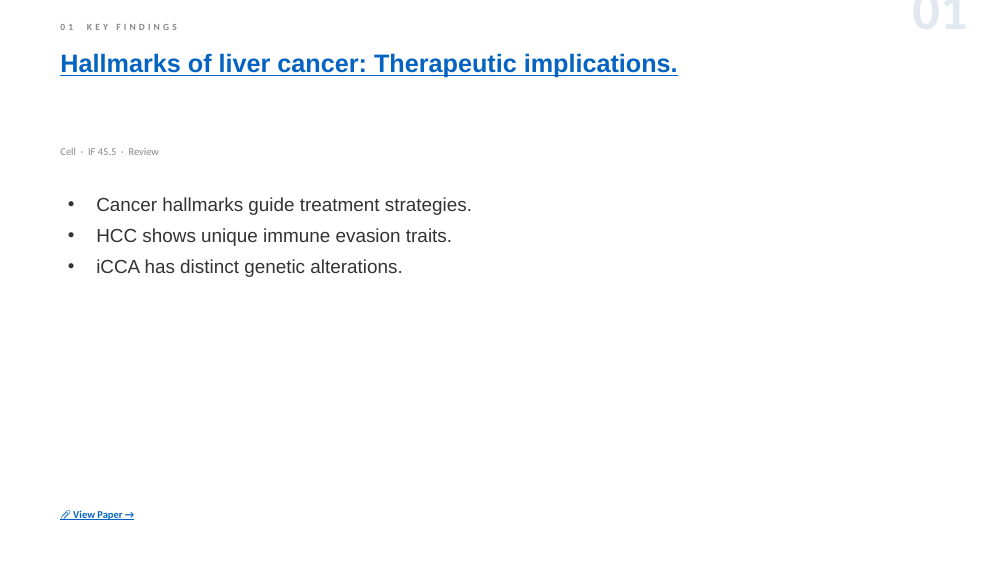
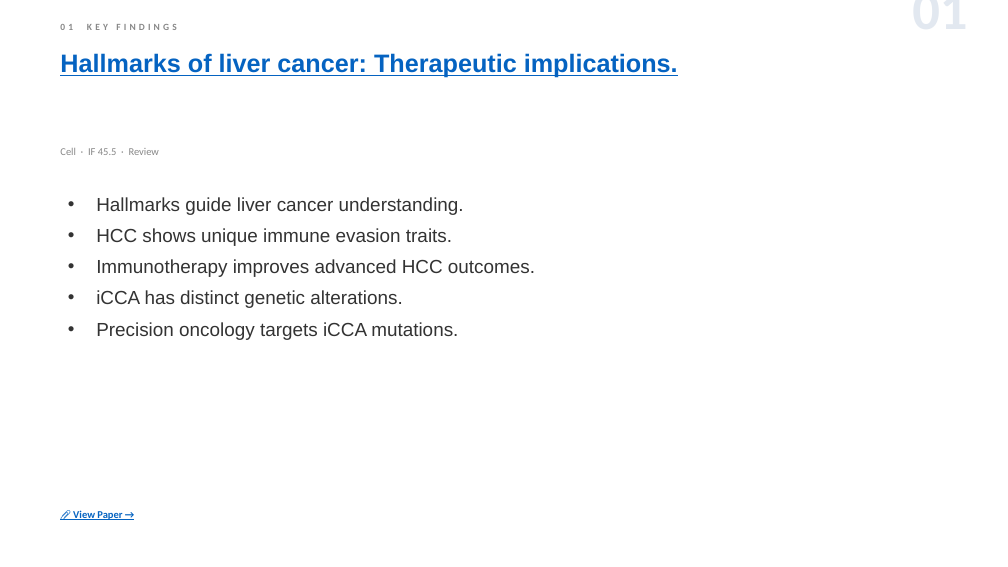
Before and after one commit to jejenhu-maker/hcc-weekly-digest, a slide deck: slide 3 of docs/digest-en.pptx. Drawn at 1008x567 pixels with LibreOffice and Linux fonts; fonts in the diff are those of the drawing. Boxes give left, top, right and bottom in pixels: in the first picture for what was removed or moved away, otherwise in the second. Text is boxed around its words. In the diff, an @@ line names an element or a change of style, - is before the commit and + after.

```diff
--- a/docs/digest-en.pptx
+++ b/docs/digest-en.pptx
@@ text at bbox=[96, 197, 464, 215]: text changed @@
-• Cancer hallmarks guide treatment strategies.
+• Hallmarks guide liver cancer understanding.
@@ text at bbox=[96, 259, 535, 277]: paragraph added @@
+• Immunotherapy improves advanced HCC outcomes.
@@ text at bbox=[96, 322, 458, 340]: paragraph added @@
+• Precision oncology targets iCCA mutations.
```
Also in this commit, not shown: 11 other slides changed, 3 other files.
